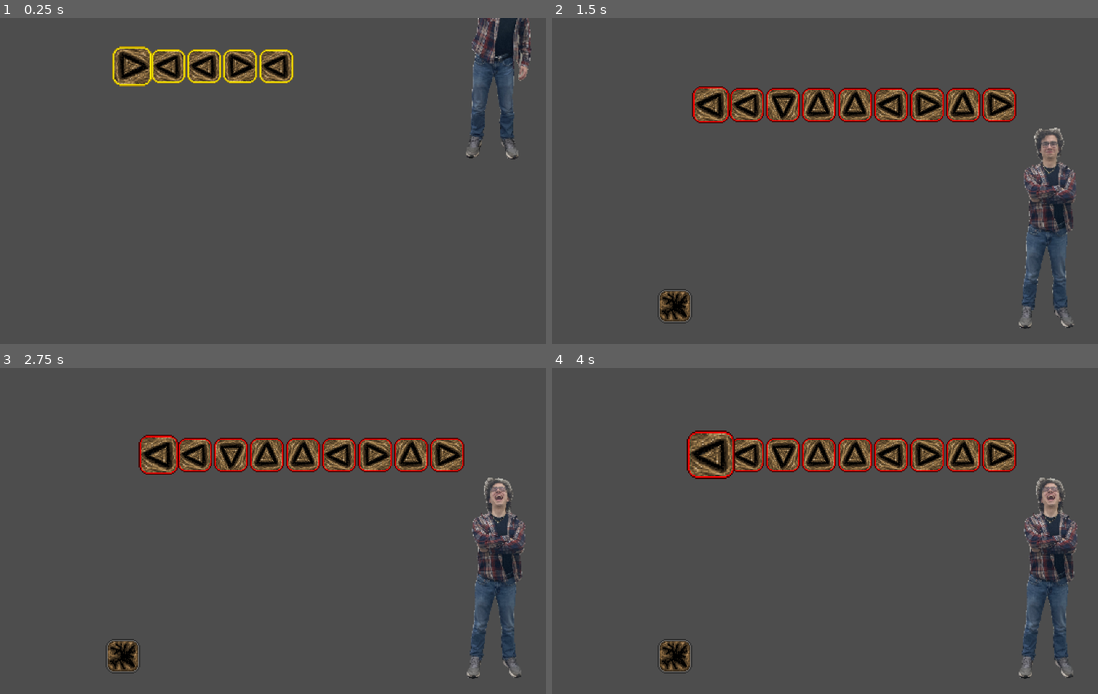
Above: before the commit, frames 1-4 (two rows, left to right).
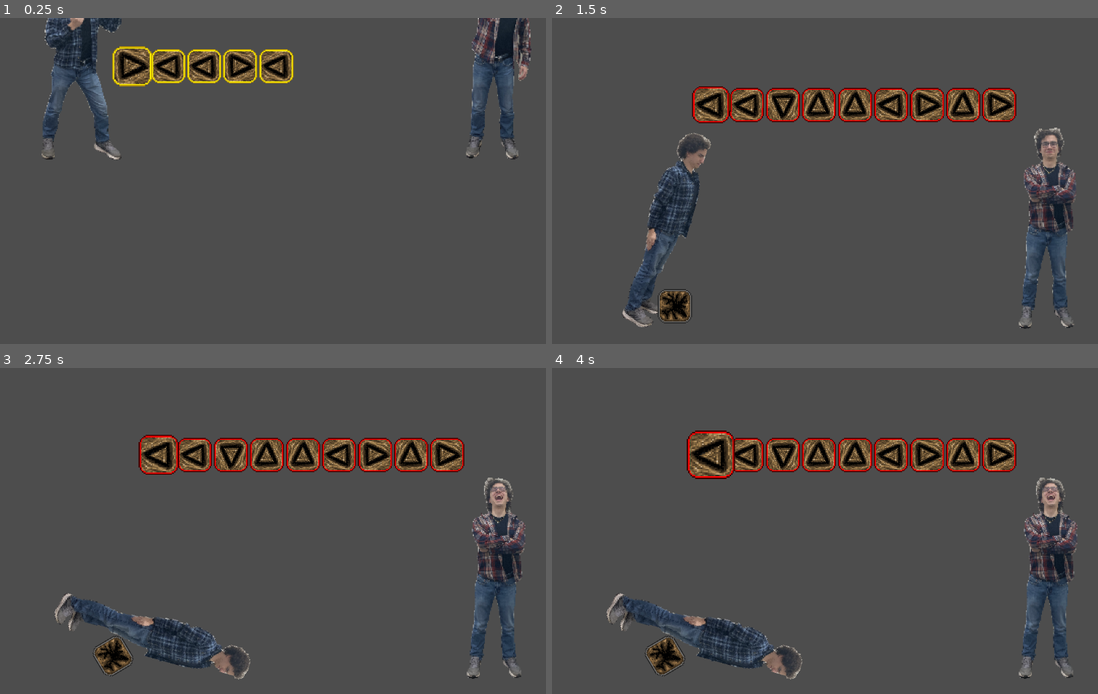
Above: after the commit, the same moments.

Repository: 3D-Shareware/Finish-Him
Game: Godot game, scene res://scenes/game.tscn
Same seed, same stepped clock (60 frames per second), same inputs: the game is played once before the commit and once after it.
Inputs:
- Up to frame 1 (0.25 s): no input
- Up to frame 2 (1.5 s): tap Enter (DEBUG_RESET) at 0.5 s; hold D (right) 0.53-1.28 s; tap W (keyboard) at 0.6, 1.35 s; hold S (down) from 1.28 s (still down)
- Up to frame 3 (2.75 s): release S (down) at 2.03 s; hold D (right) from 2.03 s (still down); tap W (keyboard) at 2.1 s
- Up to frame 4 (4 s): tap W (keyboard) at 2.85, 3.6 s; release D (right) at 3.53 s; hold A (left) from 3.53 s (still down)

The runs differ from the first frame. In frame 1, 2.5% of the frame differs, in the area x 7-23%, y 0-44%; in frame 2, 2.5%; in frame 3, 3.3%, in the area x 10-72%, y 21-96%; in frame 4, 3.3%.

Commit message:
Added Good Kevin. Yay!

Diff:
--- /dev/null
+++ b/objects/good_kevin.gd
@@ -0,0 +1,20 @@
+extends RigidBody2D
+
+@onready var anim = $"AnimationPlayer"
+
+@onready var sprite = $"Sprite2D"
+
+func _ready():
+	apply_impulse(Vector2(0, 500))
+
+func get_got():
+	anim.stop(true)
+	pass # play different animation depending on fatality
+
+func you_lose():
+	anim.stop(true)
+	anim.play("trip")
+	apply_impulse(Vector2(250, 0))
+
+func set_frame(key: int):
+	sprite.frame = key + 1
--- /dev/null
+++ b/objects/good_kevin.tscn
@@ -0,0 +1,61 @@
+[gd_scene format=3 uid="uid://xx6as51jwkk0"]
+
+[ext_resource type="Script" uid="uid://d04psay1oepvn" path="res://objects/good_kevin.gd" id="1_l8tv4"]
+[ext_resource type="Texture2D" uid="uid://bbcfvsdyrpxee" path="res://assets/good_kevin.png" id="1_o2stb"]
+
+[sub_resource type="RectangleShape2D" id="RectangleShape2D_l8tv4"]
+size = Vector2(40, 190)
+
+[sub_resource type="Animation" id="Animation_l8tv4"]
+length = 0.001
+tracks/0/type = "value"
+tracks/0/imported = false
+tracks/0/enabled = true
+tracks/0/path = NodePath("Sprite2D:frame")
+tracks/0/interp = 1
+tracks/0/loop_wrap = true
+tracks/0/keys = {
+"times": PackedFloat32Array(0),
+"transitions": PackedFloat32Array(1),
+"update": 1,
+"values": [0]
+}
+
+[sub_resource type="Animation" id="Animation_bajug"]
+resource_name = "trip"
+length = 0.1
+step = 0.5
+tracks/0/type = "value"
+tracks/0/imported = false
+tracks/0/enabled = true
+tracks/0/path = NodePath("Sprite2D:frame")
+tracks/0/interp = 1
+tracks/0/loop_wrap = true
+tracks/0/keys = {
+"times": PackedFloat32Array(0),
+"transitions": PackedFloat32Array(1),
+"update": 1,
+"values": [5]
+}
+
+[sub_resource type="AnimationLibrary" id="AnimationLibrary_ki4le"]
+_data = {
+&"RESET": SubResource("Animation_l8tv4"),
+&"trip": SubResource("Animation_bajug")
+}
+
+[node name="Good Kevin" type="RigidBody2D" unique_id=1739136560]
+script = ExtResource("1_l8tv4")
+
+[node name="CollisionShape2D" type="CollisionShape2D" parent="." unique_id=1877625143]
+shape = SubResource("RectangleShape2D_l8tv4")
+
+[node name="Sprite2D" type="Sprite2D" parent="." unique_id=1671438822]
+texture_filter = 1
+position = Vector2(8, -24)
+texture = ExtResource("1_o2stb")
+hframes = 3
+vframes = 2
+
+[node name="AnimationPlayer" type="AnimationPlayer" parent="." unique_id=1571974206]
+libraries/ = SubResource("AnimationLibrary_ki4le")
--- a/project.godot
+++ b/project.godot
@@ -11,9 +11,10 @@
 [application]
 
 config/name="Finish Him!"
+config/description="Perform a fatality as quick as you can!"
 run/main_scene="uid://23ldqrlrursk"
 config/features=PackedStringArray("4.6", "Forward Plus")
-config/icon="res://icon.svg"
+config/icon="uid://cf0nd1ckv0gc3"
 
 [input]
 
--- a/scenes/game.gd
+++ b/scenes/game.gd
@@ -13,6 +13,7 @@
 
 @onready var timer = $"Timer"
 
+@onready var good_kevin = $"Good Kevin"
 @onready var evil_kevin = $"Evil Kevin"
 
 enum INPUTS {up, left, down, right}
@@ -30,7 +31,7 @@
 	start_game(randf_range(1.0, 5.0))
 	# start_game(ultra_hardcore_difficulty)
 
-func start_game(new_difficulty: int):
+func start_game(new_difficulty: float):
 	ultra_hardcore_difficulty = new_difficulty
 	var number_of_keys = clampi(int((ultra_hardcore_difficulty * 2.5 + 2.6)), 5, 10)
 	for i in number_of_keys:
@@ -53,12 +54,13 @@
 			# succesful input!
 			camera_anim.stop()
 			camera_anim.play("tiny_shake")
-			key_input_order.pop_front()
 			key_nodes[0].get_got()
 			key_nodes.pop_front()
+			good_kevin.set_frame(key_input_order.pop_front())
 			if key_input_order.is_empty():
 				take_inputs = false
 				print(str(timer.wait_time - timer.time_left))
+				good_kevin.get_got()
 				evil_kevin.get_got()
 				# you win!
 			else:
@@ -68,6 +70,7 @@
 			for k in key_nodes:
 				k.you_lose()
 			take_inputs = false
+			good_kevin.you_lose()
 			evil_kevin.you_lose()
 	if Input.is_action_just_pressed("DEBUG_RESET"):
 		get_tree().reload_current_scene()
--- a/scenes/game.tscn
+++ b/scenes/game.tscn
@@ -2,6 +2,7 @@
 
 [ext_resource type="Script" uid="uid://bd8khf7ltrb7o" path="res://scenes/game.gd" id="1_uwrxv"]
 [ext_resource type="Script" uid="uid://23y806ndy068" path="res://scenes/key_holder.gd" id="2_yqjtg"]
+[ext_resource type="PackedScene" uid="uid://xx6as51jwkk0" path="res://objects/good_kevin.tscn" id="3_lbhrr"]
 [ext_resource type="PackedScene" uid="uid://dsmv0hrfm7k3g" path="res://objects/evil_kevin.tscn" id="3_lnu2h"]
 
 [sub_resource type="Animation" id="Animation_yqjtg"]
@@ -74,6 +75,9 @@
 [node name="CollisionShape2D" type="CollisionShape2D" parent="Key Holder" unique_id=1409896857]
 shape = SubResource("RectangleShape2D_yqjtg")
 
+[node name="Good Kevin" parent="." unique_id=1739136560 instance=ExtResource("3_lbhrr")]
+position = Vector2(-208, -265)
+
 [node name="Evil Kevin" parent="." unique_id=855642725 instance=ExtResource("3_lnu2h")]
 position = Vector2(208, -265)
 
Binary file added: assets/good_kevin.png
Not shown, added: assets/good_kevin.png.import
Binary file added: icon.png
Not shown, added: icon.png.import
Not shown, added: objects/good_kevin.gd.uid
